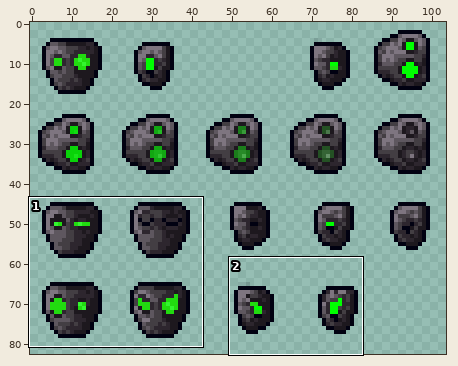
A sprite sheet gets an edit: graphics/sprites/equipment/head/blinkingevil.png. The picture above shows the old version from afar; the outline marks the close-up.
Close-up. Before:
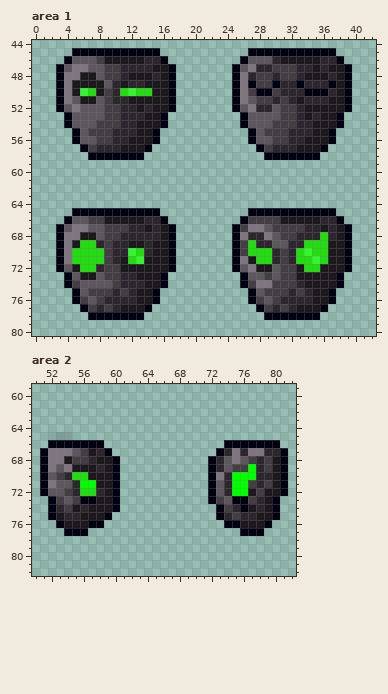
The file is 105x84 pixels. Pixels under 10% opacity are left out. Colours within 5 levels of each other are drawn and written as one. Shown: area 1: x 0..42, y 44..80; area 2: x 50..82, y 59..82. The wide view leaves out empty margins. The commit also changed other parts of the picture, which this record leaves out.
Once edited:
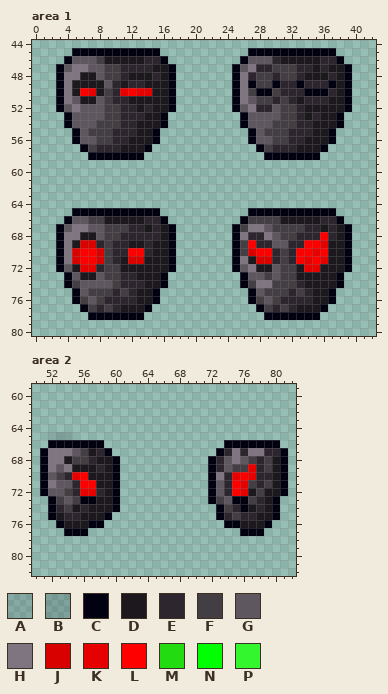
Palette (. is transparent): A #0101111b  B #01011127  C #010111  D #1d181e  E #2d262e  F #433e43  G #5e575f  H #7e7580  J #d90000  K #e60000  L #ff0000  M #22db10  N #00ff00  P #33f62f
Changes in this commit:
{"where": "area 1"}
{"y":50,"x":6,"old":"PM","new":"LK"}
{"y":50,"x":11,"old":"MPMM","new":"KLKK"}
{"y":68,"x":36,"old":"M","new":"L"}
{"y":69,"x":6,"old":"MM","new":"JJ"}
{"y":69,"x":27,"old":"M","new":"L"}
{"y":69,"x":34,"old":"MMM","new":"LLK"}
{"y":70,"x":5,"old":"MMMM","new":"JLLJ"}
{"y":70,"x":12,"old":"PM","new":"LL"}
{"y":70,"x":27,"old":"MMM","new":"JLL"}
{"y":70,"x":33,"old":"MPMM","new":"LLKL"}
{"y":71,"x":5,"old":"MMMM","new":"JLLJ"}
{"y":71,"x":12,"old":"MP","new":"JJ"}
{"y":71,"x":28,"old":"MM","new":"JJ"}
{"y":71,"x":33,"old":"MMPM","new":"LKLK"}
{"y":72,"x":6,"old":"MM","new":"KK"}
{"y":72,"x":34,"old":"MM","new":"KK"}
{"where": "area 2"}
{"y":69,"x":77,"old":"N","new":"K"}
{"y":70,"x":55,"old":"MM","new":"KL"}
{"y":70,"x":75,"old":"NNN","new":"KLK"}
{"y":71,"x":56,"old":"NN","new":"LL"}
{"y":71,"x":75,"old":"NN","new":"LK"}
{"y":72,"x":56,"old":"MM","new":"KK"}
{"y":72,"x":75,"old":"NN","new":"LK"}
{"label":"changed","picture_box":[80,88,152,96]}
{"label":"changed","picture_box":[296,232,328,272]}
{"label":"changed","picture_box":[72,240,104,272]}
{"label":"changed","picture_box":[248,240,272,264]}
{"label":"changed","picture_box":[128,248,144,264]}
{"label":"changed","picture_box":[232,464,256,496]}
{"label":"changed","picture_box":[72,472,96,496]}
